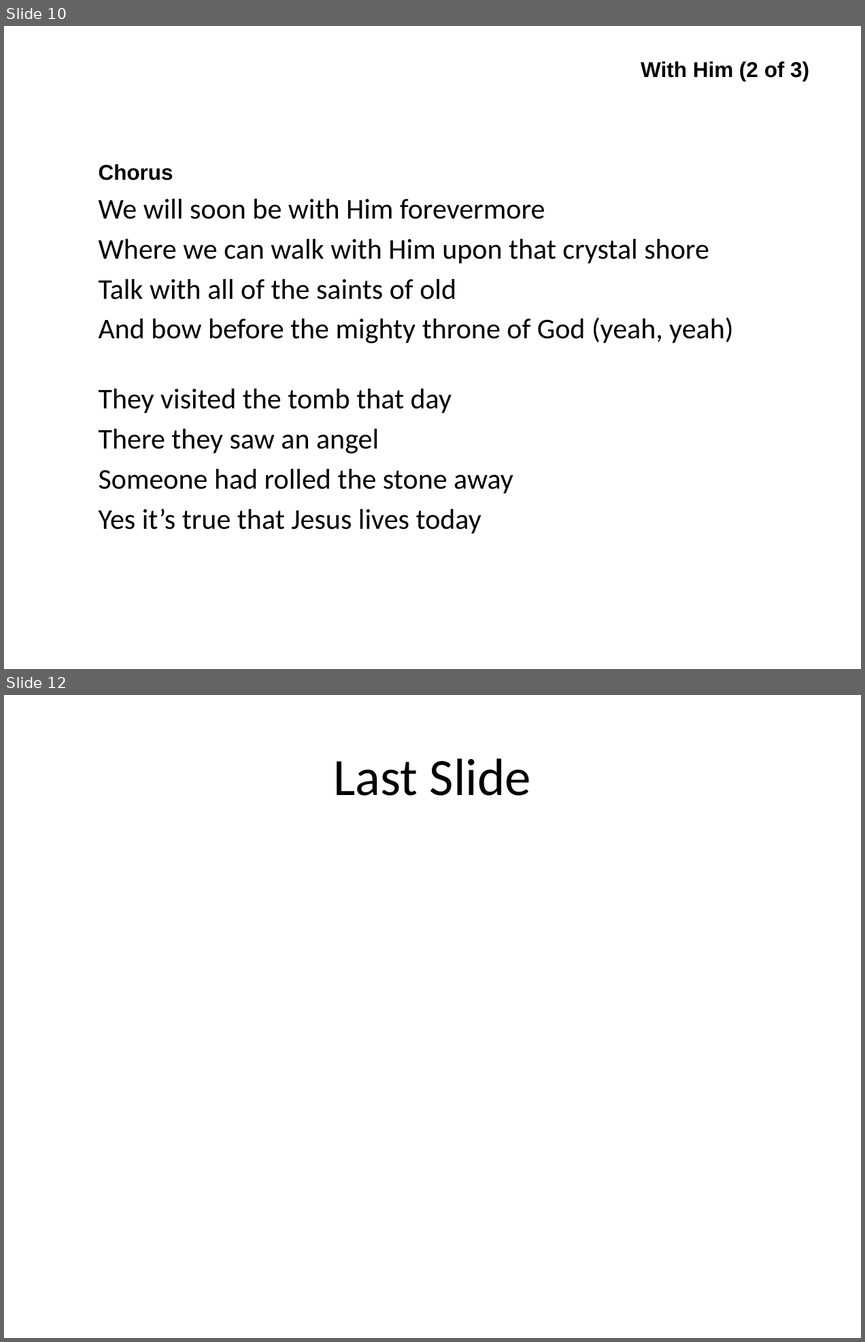
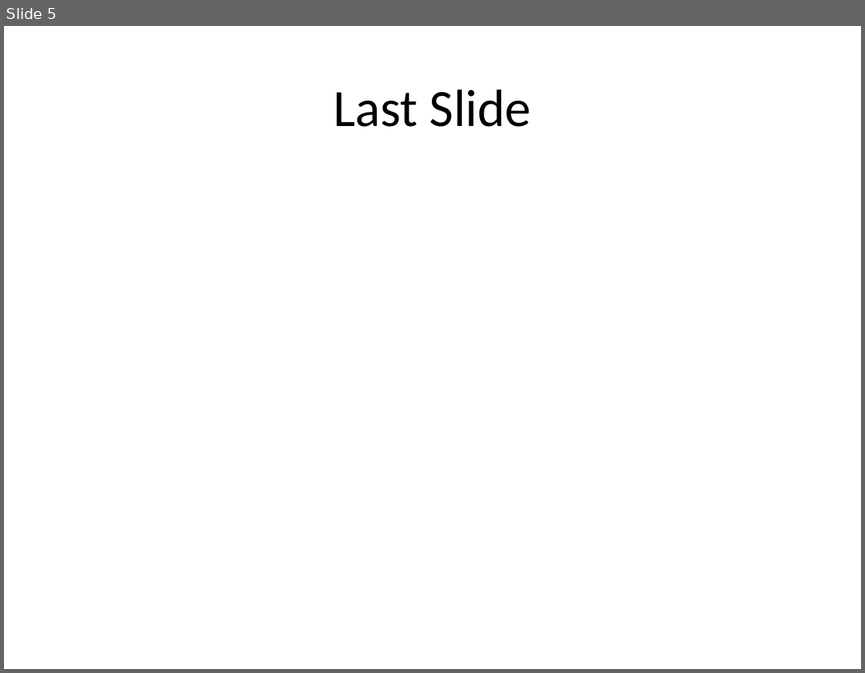
Before and after one commit to fluffybunnies/powerpoint-sundaysongs-addin, a slide deck: workspace/workspace.pptm. Shown one above the other, each under a label of ours: slides 10 and 12 before the commit, slide 5 after it; the slides between them are not shown. The pictures are 865x1342 and 865x673 pixels, drawn with LibreOffice and Linux fonts; fonts in the diff are those of the drawing. Boxes give left, top, right and bottom in pixels: in the first picture for what was removed or moved away, otherwise in the second. Text is boxed around its words. In the diff, an @@ line names an element or a change of style, - is before the commit and + after.

```diff
--- a/workspace/workspace.pptm
+++ b/workspace/workspace.pptm
@@ slide 10 removed at (4,26,861,669), background #FFFFFF @@
@@ title removed at (640,61,809,81) @@
-With Him (2 of 3)
@@ text removed at (99,164,733,533) @@
-Chorus
-We will soon be with Him forevermore
-Where we can walk with Him upon that crystal shore
-Talk with all of the saints of old
-And bow before the mighty throne of God (yeah, yeah)
-They visited the tomb that day
-There they saw an angel
-Someone had rolled the stone away
-Yes it’s true that Jesus lives today
@@ what was slide 12 is now slide 5 @@
```
Also in this commit, not shown: 3 slides added, 9 other slides removed, 5 other files.
